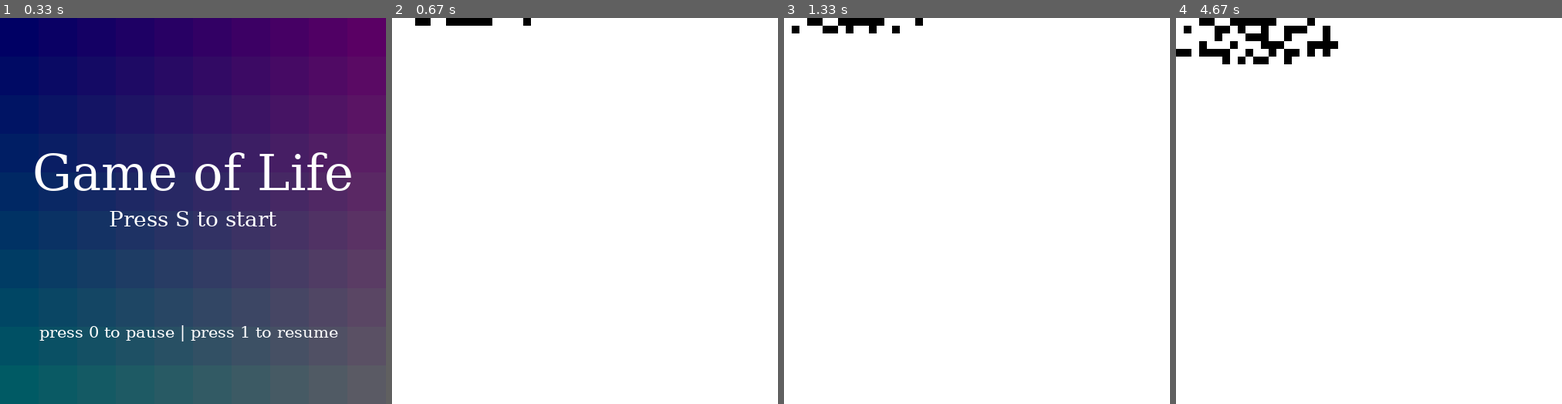
Above: before the commit, frames 1-4 (left to right).
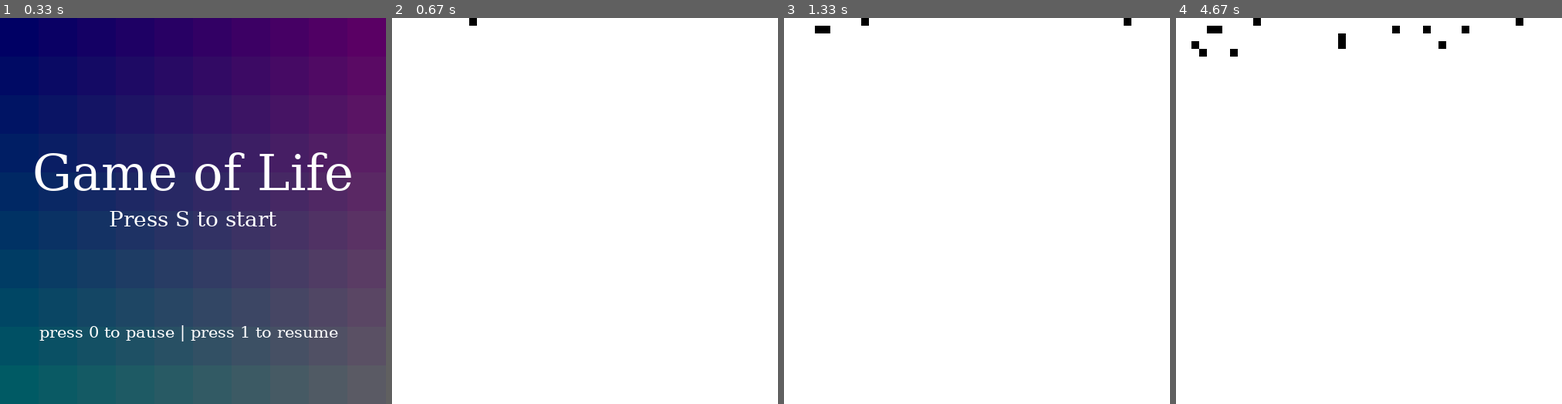
Above: after the commit, the same moments.

Repository: Lukasz-D1/WSB-Jezyki-Obiektowe
Game: pygame game, started from game-of-life/game-of-life/main.py
Two runs of this game, one before a commit and one after it. Both use one fixed random seed, a clock stepped at 60 frames per second and the inputs below.
Inputs:
- Up to frame 1 (0.33 s): no input
- Up to frame 2 (0.67 s): tap S at 0.33 s
- Up to frame 3 (1.33 s): no input
- Up to frame 4 (4.67 s): no input

Frame 1 is identical in both runs. In frame 2, 0.3% of the frame differs, in the area x 6-36%, y 0-2%; in frame 3, 0.6%; in frame 4, 2.3%, in the area x 0-90%, y 0-12%.

Commit message:
hope it's more mvc now

Diff:
--- a/game-of-life/game-of-life/controllers/__init__.py
+++ b/game-of-life/game-of-life/controllers/__init__.py
@@ -1,3 +1,4 @@
 from .controller import Controller
+from .abstract_controller import AbstractController
 
-__all__ = ['Controller']
+__all__ = ['Controller', 'AbstractController']
--- /dev/null
+++ b/game-of-life/game-of-life/controllers/abstract_controller.py
@@ -0,0 +1,10 @@
+from abc import ABC, abstractmethod
+
+
+class AbstractController(ABC):
+    def __init__(self):
+        pass
+
+    @abstractmethod
+    def app(self, entry_point):
+        pass
--- a/game-of-life/game-of-life/controllers/controller.py
+++ b/game-of-life/game-of-life/controllers/controller.py
@@ -1,22 +1,20 @@
 import pygame
-from models import Board, StaticRules
-from views import Visuals
-from random import randint
+from models import Board
+from views import PyGameVisuals
+from .abstract_controller import AbstractController
 
 NUM_ROWS = 50       # 10 | 25 | 50
 NUM_COLS = 50       # 10 | 25 | 50
 SIZE_OF_CELL = 10   # 50 | 20 | 10
 
 
-class Controller:
+class Controller(AbstractController):
     def __init__(self):
+        super().__init__()
         pygame.init()
         self._running = True
-        self._run_game = False
-        self._gen = 0
-        self.vis = Visuals(SIZE_OF_CELL)
-        self.board = Board(NUM_ROWS, NUM_COLS)
-        self.rules = StaticRules()
+        self.vis = PyGameVisuals(SIZE_OF_CELL)
+        self.board = Board(NUM_ROWS, NUM_COLS, self.vis)
 
     def app(self, entry_point):
         while self._running:
@@ -28,43 +26,17 @@
                         self.vis.display_text = False
                         self.vis.set_bg = False
                         self.vis.game_running = True
-                        self._run_game = True
-
-                        if entry_point == 'glider':
-                            # Entry point (glider):
-                            self.board.matrix[0][0].is_alive = True
-                            self.board.matrix[1][1].is_alive = True
-                            self.board.matrix[1][2].is_alive = True
-                            self.board.matrix[2][0].is_alive = True
-                            self.board.matrix[2][1].is_alive = True
-                        else:
-                            # Entry point (random):
-                            for i in range(200):
-                                self.board.matrix[randint(0, 20)][randint(0, 20)].is_alive = True
+                        self.board.run_game = True
+                        self.board.entry_point(entry_point)
                     if event.key == pygame.K_0:
-                        self._run_game = False
+                        self.board.run_game = False
                     if event.key == pygame.K_1:
-                        self._run_game = True
-            self.game_of_life()
-            if not self._run_game:
+                        self.board.run_game = True
+            self.board.game_of_life()
+            if not self.board.run_game:
                 self.vis.fill_screen()
 
         pygame.quit()
-
-    def game_of_life(self):
-        if self._run_game:
-            print("Generation: {}".format(self._gen))
-            self._gen += 1
-            for i in range(NUM_ROWS):
-                for j in range(NUM_COLS):
-                    self.rules.check_neighbourhood(self.board, self.board.matrix[i][j].x, self.board.matrix[i][j].y)
-                    if self.board.matrix[i][j].is_alive:
-                        self.vis.draw_cell(i * SIZE_OF_CELL, j * SIZE_OF_CELL, 1)
-                    else:
-                        self.vis.draw_cell(i * SIZE_OF_CELL, j * SIZE_OF_CELL, 0)
-            for i in range(NUM_ROWS):
-                for j in range(NUM_COLS):
-                    self.rules.decide(self.board, i, j)
 
 
 if __name__ == '__main__':
--- a/game-of-life/game-of-life/models/__init__.py
+++ b/game-of-life/game-of-life/models/__init__.py
@@ -1,5 +1,5 @@
 from .cell import AbstractCell, Cell
 from .rules import AbstractRules, StaticRules
-from .board import Board
+from .board import AbstractBoard, Board
 
-__all__ = ['Cell', 'AbstractCell', 'AbstractRules', 'Board', 'StaticRules']
+__all__ = ['AbstractCell', 'Cell', 'AbstractBoard', 'Board', 'AbstractRules', 'StaticRules']
--- a/game-of-life/game-of-life/models/board.py
+++ b/game-of-life/game-of-life/models/board.py
@@ -1,14 +1,80 @@
 from .cell import Cell
+from abc import ABC
+from random import randint
+from .rules import AbstractRules, StaticRules
 
 
-class Board:
+class AbstractBoard(ABC):
     def __init__(self, num_rows, num_cols):
+        self._num_rows = num_rows
+        self._num_cols = num_cols
+
+    @property
+    def num_rows(self):
+        return self._num_rows
+
+    @num_rows.setter
+    def num_rows(self, val):
+        self._num_rows = val
+
+    @property
+    def num_cols(self):
+        return self._num_cols
+
+    @num_cols.setter
+    def num_cols(self, val):
+        self._num_cols = val
+
+
+class Board(AbstractBoard):
+    def __init__(self, num_rows, num_cols, visuals):
+        super().__init__(num_rows, num_cols)
         self._matrix = [[Cell(y, x) for x in range(num_cols)] for y in range(num_rows)]
+        self._run_game = False
+        self._gen = 0
+        self._rules = StaticRules()
+        self.vis = visuals
+
+    @property
+    def run_game(self):
+        return self._run_game
+
+    @run_game.setter
+    def run_game(self, val):
+        self._run_game = val
 
     @property
     def matrix(self):
         return self._matrix
 
+    def entry_point(self, entry_point):
+        if entry_point == 'glider':
+            # Entry point (glider):
+            self.matrix[0][0].is_alive = True
+            self.matrix[1][1].is_alive = True
+            self.matrix[1][2].is_alive = True
+            self.matrix[2][0].is_alive = True
+            self.matrix[2][1].is_alive = True
+        else:
+            # Entry point (random):
+            for i in range(self.num_rows * 4):
+                self.matrix[randint(0, self.num_rows - 5)][randint(0, self.num_cols - 5)].is_alive = True
+
+    def game_of_life(self):
+        if self._run_game:
+            print("Generation: {}".format(self._gen))
+            self._gen += 1
+            for i in range(self.num_rows):
+                for j in range(self.num_cols):
+                    self._rules.check_neighbourhood(self, self.matrix[i][j].x, self.matrix[i][j].y)
+                    if self.matrix[i][j].is_alive:
+                        self.vis.update(i * self.vis.size_of_cell, j * self.vis.size_of_cell, 1)
+                    else:
+                        self.vis.update(i * self.vis.size_of_cell, j * self.vis.size_of_cell, 0)
+            for i in range(self.num_rows):
+                for j in range(self.num_cols):
+                    self._rules.decide(self, i, j)
+
 
 if __name__ == '__main__':
     brd = Board(10, 10)
--- a/game-of-life/game-of-life/models/cell.py
+++ b/game-of-life/game-of-life/models/cell.py
@@ -2,24 +2,9 @@
 
 
 class AbstractCell(ABC):
-    def __init__(self):
-        pass
-
-
-class Cell(AbstractCell):
     def __init__(self, x, y):
-        self._is_alive = False
         self._x = x
         self._y = y
-        self._cnt = 0
-
-    @property
-    def is_alive(self):
-        return self._is_alive
-
-    @is_alive.setter
-    def is_alive(self, val):
-        self._is_alive = val
 
     @property
     def x(self):
@@ -37,6 +22,21 @@
     def y(self, val):
         self._y = val
 
+
+class Cell(AbstractCell):
+    def __init__(self, x, y):
+        super().__init__(x, y)
+        self._is_alive = False
+        self._cnt = 0
+
+    @property
+    def is_alive(self):
+        return self._is_alive
+
+    @is_alive.setter
+    def is_alive(self, val):
+        self._is_alive = val
+
     @property
     def cnt(self):
         return self._cnt
--- a/game-of-life/game-of-life/models/rules.py
+++ b/game-of-life/game-of-life/models/rules.py
@@ -1,12 +1,19 @@
-from abc import ABC
+from abc import ABC, abstractmethod
 
 
 class AbstractRules(ABC):
-    def __init__(self):
+    @staticmethod
+    @abstractmethod
+    def check_neighbourhood(*args, **kwargs):
+        pass
+
+    @staticmethod
+    @abstractmethod
+    def decide(*args, **kwargs):
         pass
 
 
-class StaticRules:
+class StaticRules(AbstractRules):
     @staticmethod
     def check_neighbourhood(board, i, j):
         cnt = 0
--- a/game-of-life/game-of-life/views/__init__.py
+++ b/game-of-life/game-of-life/views/__init__.py
@@ -1,3 +1,4 @@
-from .game_window import Visuals
+from .pygamevisuals import PyGameVisuals
+from .abstract_visuals import AbstractVisuals
 
-__all__ = ['Visuals']
+__all__ = ['PyGameVisuals', 'AbstractVisuals']
--- /dev/null
+++ b/game-of-life/game-of-life/views/abstract_visuals.py
@@ -0,0 +1,10 @@
+from abc import ABC, abstractmethod
+
+
+class AbstractVisuals(ABC):
+    def __init__(self):
+        pass
+
+    @abstractmethod
+    def update(self, *args, **kwargs):
+        pass
--- a/game-of-life/game-of-life/views/game_window.py
+++ b/game-of-life/game-of-life/views/pygamevisuals.py
@@ -1,11 +1,13 @@
 import pygame
+from .abstract_visuals import AbstractVisuals
 
 HEIGHT = 500
 WIDTH = 500
 
 
-class Visuals:
+class PyGameVisuals(AbstractVisuals):
     def __init__(self, size_of_cell):
+        super().__init__()
         self._display_text = True
         self._set_bg = True
 
@@ -36,6 +38,10 @@
     def set_bg(self, val):
         self._set_bg = val
 
+    @property
+    def size_of_cell(self):
+        return self._size_of_cell
+
     def fill_screen(self):
         self._screen.fill((255, 255, 255))
         if self._set_bg:
@@ -51,7 +57,7 @@
 
         self._screen.fill((255, 255, 255))
 
-    def draw_cell(self, pos_x, pos_y, alive):
+    def update(self, pos_x, pos_y, alive):
         color = (255, 255, 255)
         if alive:
             color = (0, 0, 0)
